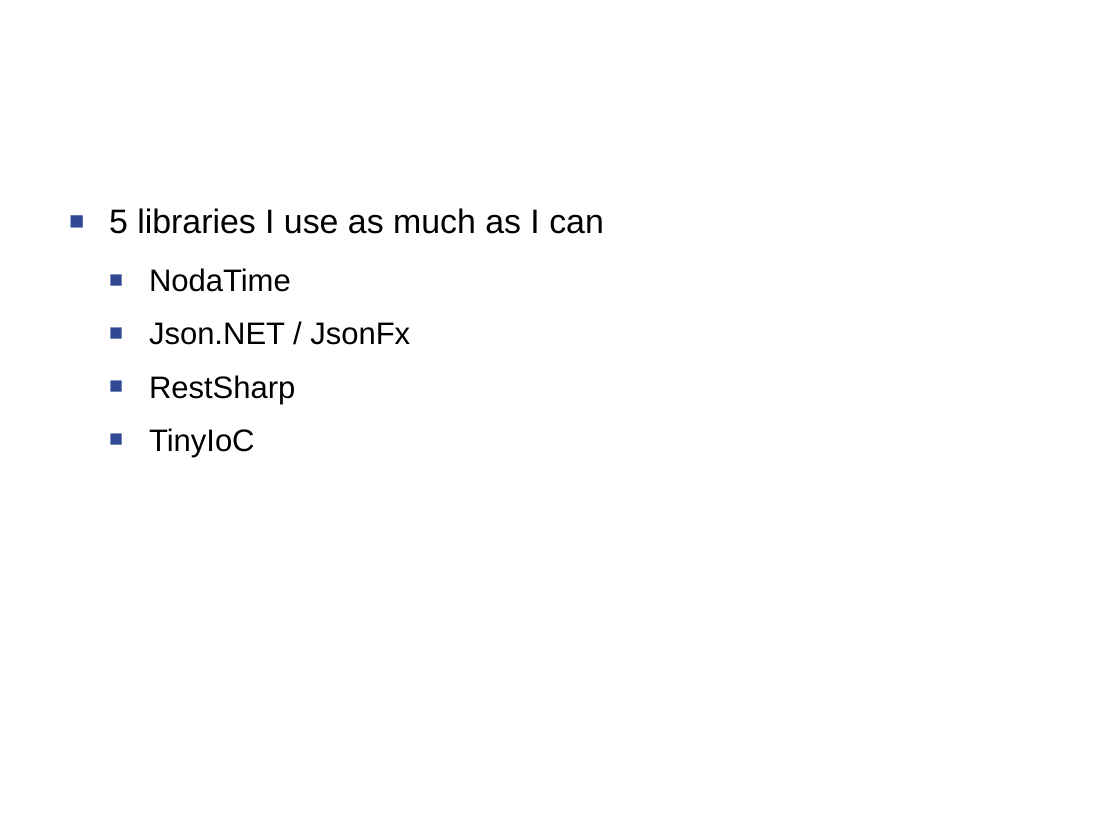
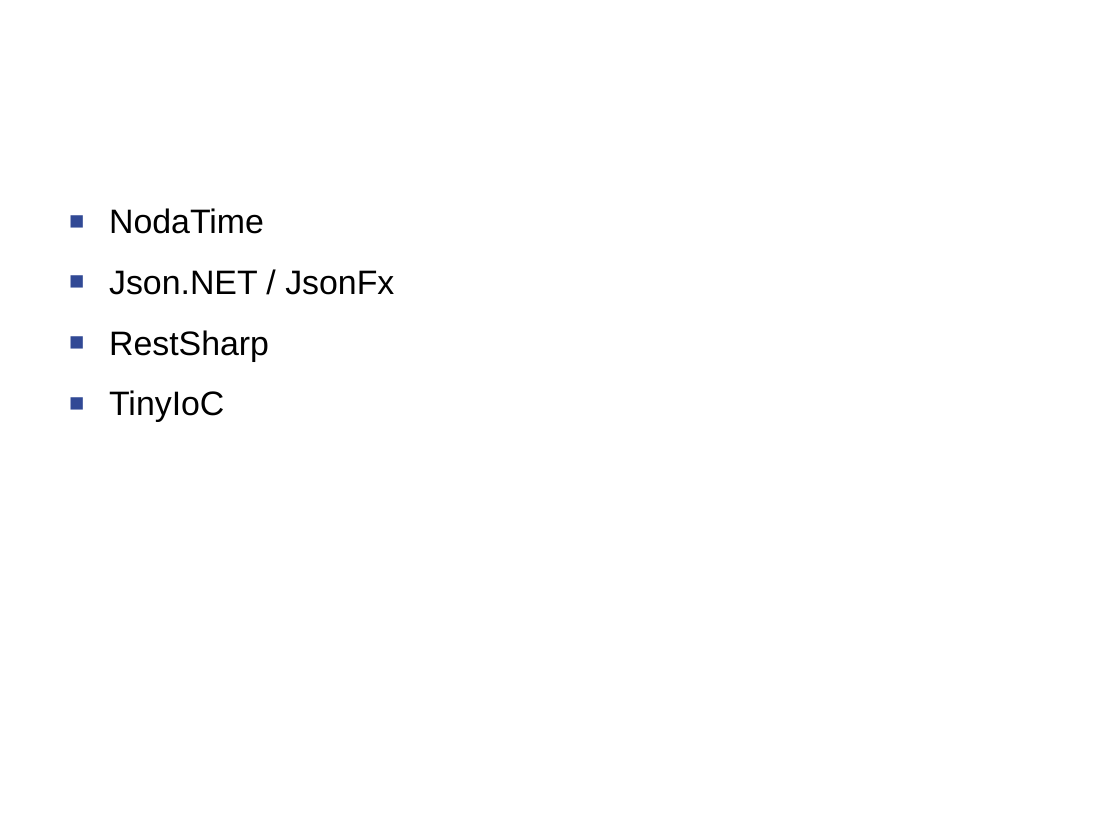
Before and after one commit to Timothep/MarathonWOShoes, a slide deck: slide 6 of MarathonWOShoes.odp. Drawn at 1120x840 pixels with LibreOffice and Linux fonts; fonts in the diff are those of the drawing; background and template pictures are left out. Boxes give left, top, right and bottom in pixels: in the first picture for what was removed or moved away, otherwise in the second. Text is boxed around its words. In the diff, an @@ line names an element or a change of style, - is before the commit and + after.

Commit message:
New odp with Mathema Layout

```diff
--- a/MarathonWOShoes.odp
+++ b/MarathonWOShoes.odp
@@ text "NodaTime" at (109,208,394,422): size 22 to 24 pt; list level 2 to 1 in "NodaTime"; list level 2 to 1 in "Json.NET / JsonFx"; list level 2 to 1 in "RestSharp"; list level 2 to 1 in "TinyIoC" @@
@@ text at (109,208,604,234): paragraph removed @@
-■ 5 libraries I use as much as I can
```
Also in this commit, not shown: 2 other files.
